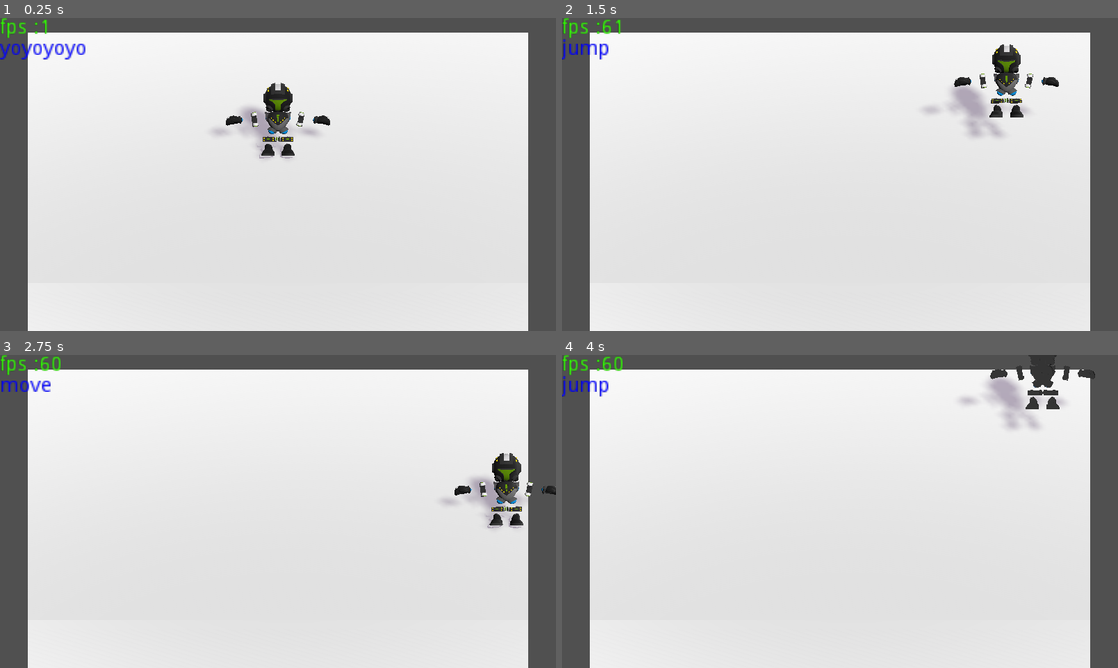
Above: before the commit, frames 1-4 (two rows, left to right).
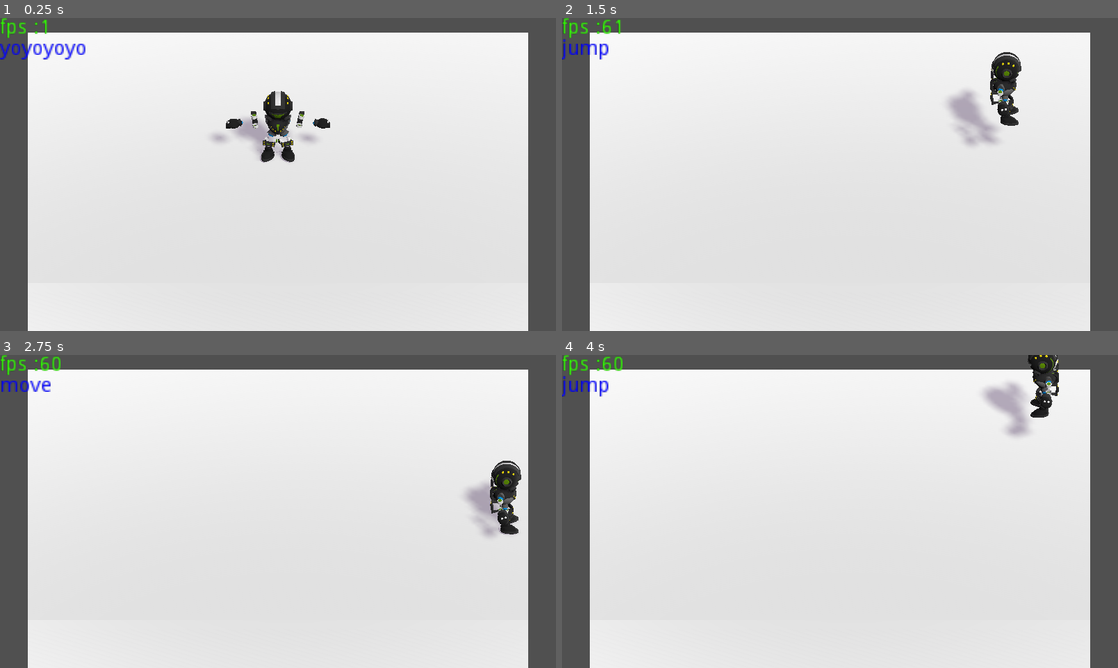
Above: after the commit, the same moments.

Repository: theSledgeHammerAlphabetConspiracy/3D_beatem_up
Game: Godot game, scene res://src/Game.tscn
Two runs of this game, one before a commit and one after it. Both use one fixed random seed, a clock stepped at 60 frames per second and the inputs below.
Inputs:
- Up to frame 1 (0.25 s): no input
- Up to frame 2 (1.5 s): tap Enter at 0.5 s; hold D (move_right) 0.53-1.28 s; tap Space (jump) at 0.77 s; hold S (move_down) from 1.28 s (still down)
- Up to frame 3 (2.75 s): tap Space (jump) at 1.52 s; release S (move_down) at 2.03 s; hold D (move_right) from 2.03 s (still down)
- Up to frame 4 (4 s): tap Space (jump) at 2.75, 3.02, 3.77 s; release D (move_right) at 2.78 s; hold W (move_up) 2.78-3.53 s; hold A (move_left) from 3.53 s (still down)

The runs differ from the first frame. In frame 1, 1.4% of the frame differs, in the area x 38-60%, y 20-47%; in frame 2, 1.8%, in the area x 65-90%, y 8-41%; in frame 3, 1.5%; in frame 4, 1.5%.

Commit message:
export to itch works

Diff:
--- a/03-23-z-axis-in-2d/src/Godette.tscn
+++ b/03-23-z-axis-in-2d/src/Godette.tscn
@@ -147,16 +147,16 @@
 shape = SubResource( 1 )
 
 [node name="BodyPivot" type="Position3D" parent="."]
-transform = Transform( 1, 0, 0, 0, 0.866025, 0.5, 0, -0.5, 0.866025, 0, 0, 0 )
+transform = Transform( 0.707107, 0, 0.707106, 0, 1, 0, -0.707107, 0, 0.707106, 0, 0, 0 )
+__meta__ = {
+"_editor_description_": "originally the boy pivot was Vector3 (-30,0,0)"
+}
 
 [node name="Sprite3D" type="Sprite3D" parent="BodyPivot"]
 transform = Transform( 0.4, -1.11759e-08, 7.45058e-08, -1.86844e-08, 0.4, -4.47035e-08, 1.93237e-08, 5.96046e-08, 0.4, 0, 0.804995, 1.19209e-07 )
 visible = false
 alpha_cut = 2
 texture = ExtResource( 2 )
-
-[node name="bioren" parent="BodyPivot" instance=ExtResource( 13 )]
-transform = Transform( 0.4, 0, 0, 0, 0.4, 0, 0, 0, 0.4, 0, 0, 0 )
 
 [node name="StateMachine" type="Node" parent="."]
 script = ExtResource( 8 )
@@ -207,3 +207,8 @@
 modulate = Color( 0, 0, 0, 1 )
 text = "YOYOYOYOYOYO"
 uppercase = true
+
+[node name="BodyPivot2" type="Position3D" parent="."]
+
+[node name="bioren" parent="BodyPivot2" instance=ExtResource( 13 )]
+transform = Transform( 0.4, 0, 0, 0, 0.4, 0, 0, 0, 0.4, 0, 0, 0 )
--- a/03-23-z-axis-in-2d/statemachine/motion/motion.gd
+++ b/03-23-z-axis-in-2d/statemachine/motion/motion.gd
@@ -2,7 +2,7 @@
 extends "../state.gd"
 
 
-
+#var old_direction = Vector2()
 
 func handle_input(event):
 	#this whole thing needs to be moved to the collision system
@@ -28,7 +28,13 @@
 func update_look_direction(direction):
 	if direction and owner.look_direction != direction:
 		owner.look_direction = direction
+		#print(owner.look_direction) #only called when actually changed
+		owner.get_node('BodyPivot2').rotation.y = Vector2(owner.look_direction.y,owner.look_direction.x).angle()
+
 	if not direction.x in [-1, 1]:
 		return
-	owner.get_node("BodyPivot").set_scale(Vector3(direction.x, 1,1))
+
+	#good for sprites in 3D
+	#owner.get_node("BodyPivot").set_scale(Vector3(direction.x, 1,1))
+
 	#owner.get_node("APivot").set_scale(Vector2(direction.x, 1))
